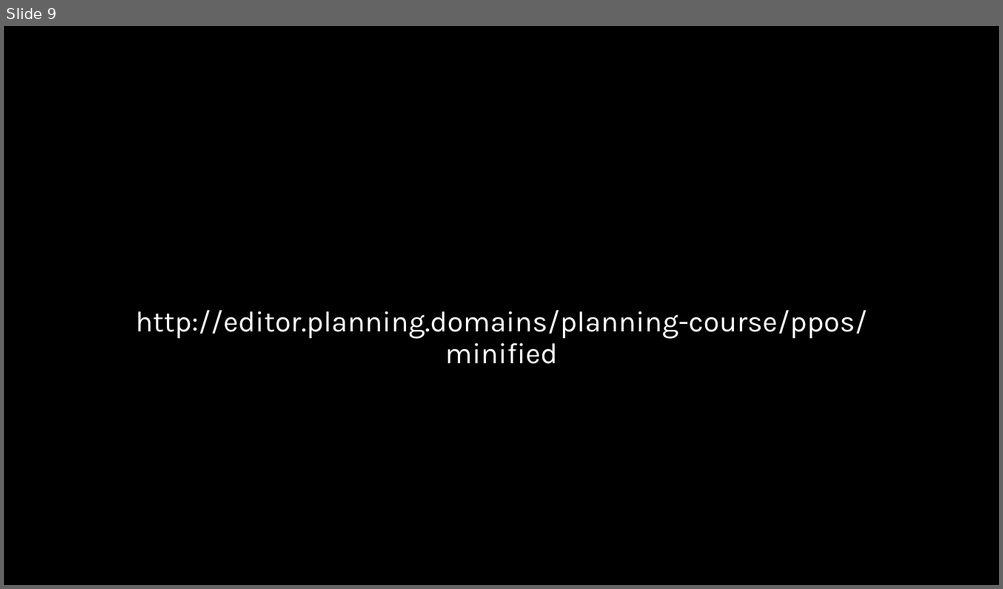
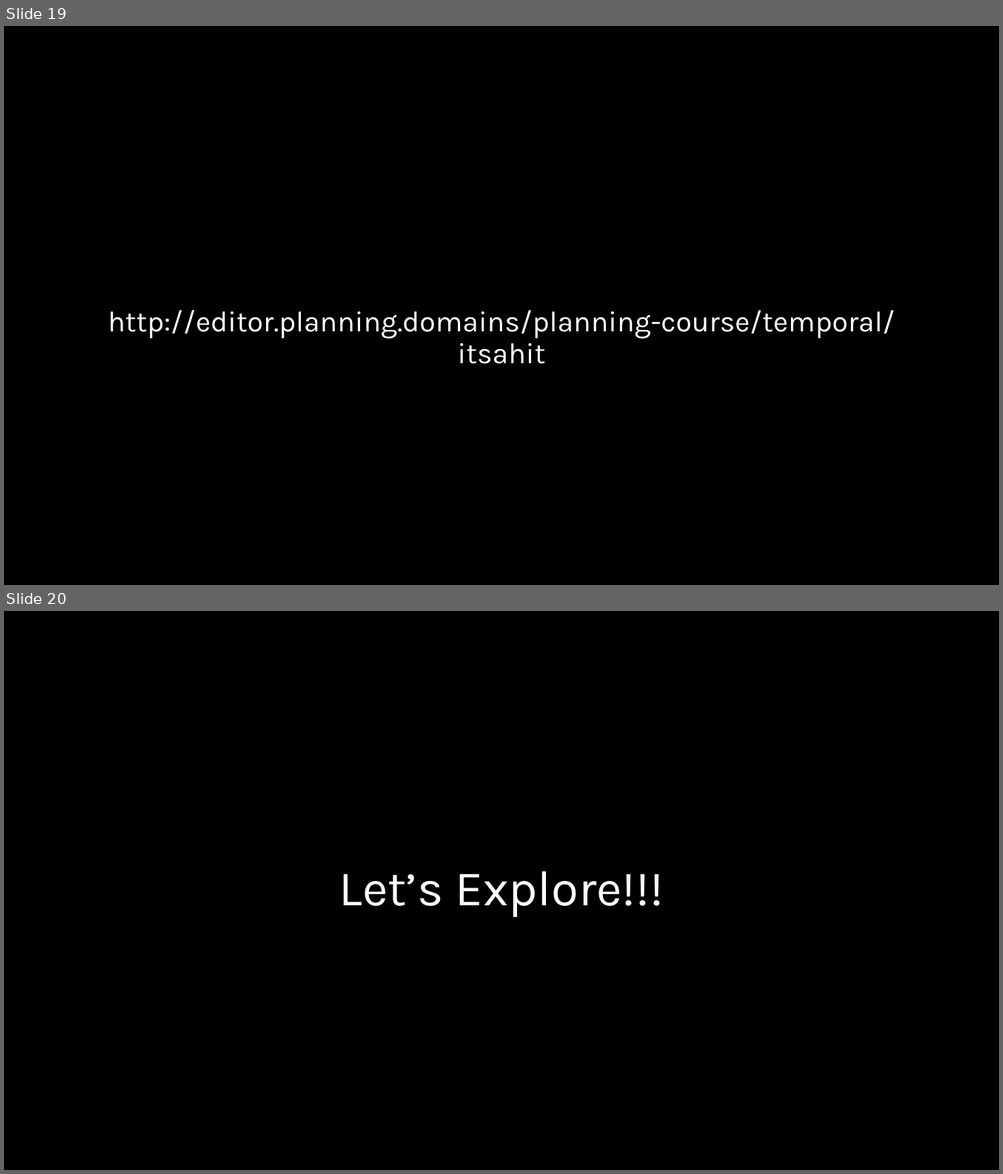
Before and after one commit to AI-Planning/modeling-in-pddl, a slide deck: exercises/cisc-813/temporal/slides.pptx. Shown one above the other, each under a label of ours: slide 9 before the commit, slides 19 and 20 after it. The pictures are 1003x589 and 1003x1174 pixels, drawn with LibreOffice and Linux fonts; fonts in the diff are those of the drawing. Boxes give left, top, right and bottom in pixels: in the first picture for what was removed or moved away, otherwise in the second. Text is boxed around its words. In the diff, an @@ line names an element or a change of style, - is before the commit and + after.

Commit message:
Finished the slide deck for the temporal exercise.

```diff
--- a/exercises/cisc-813/temporal/slides.pptx
+++ b/exercises/cisc-813/temporal/slides.pptx
@@ slide 20 added at [4,611,999,1170], background #000000 @@
@@ text added at [339,871,663,917], 48 pt, text #FFFFFF @@
+Let’s Explore!!!
@@ what was slide 9 is now slide 19 @@
@@ slide 19 changed as well @@
@@ text at [108,310,894,364]: text changed @@
-http://editor.planning.domains/planning-course/ppos/minified
+http://editor.planning.domains/planning-course/temporal/itsahit
```
Also in this commit, not shown: 9 other slides changed, 5 other slides added, 3 slides removed.
